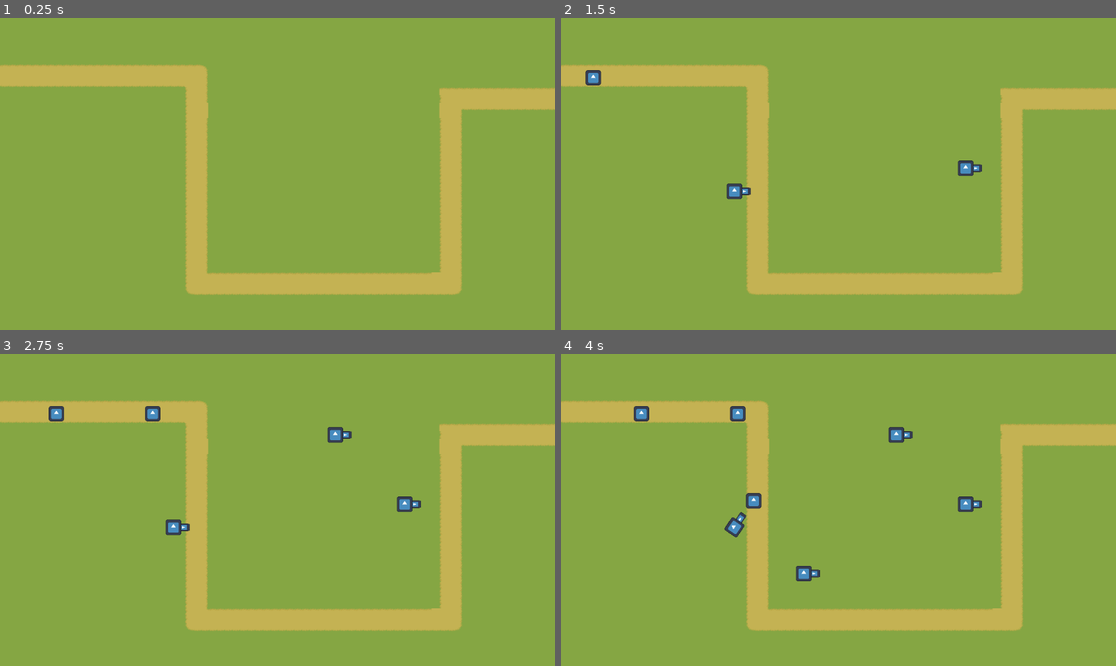
Above: before the commit, frames 1-4 (two rows, left to right).
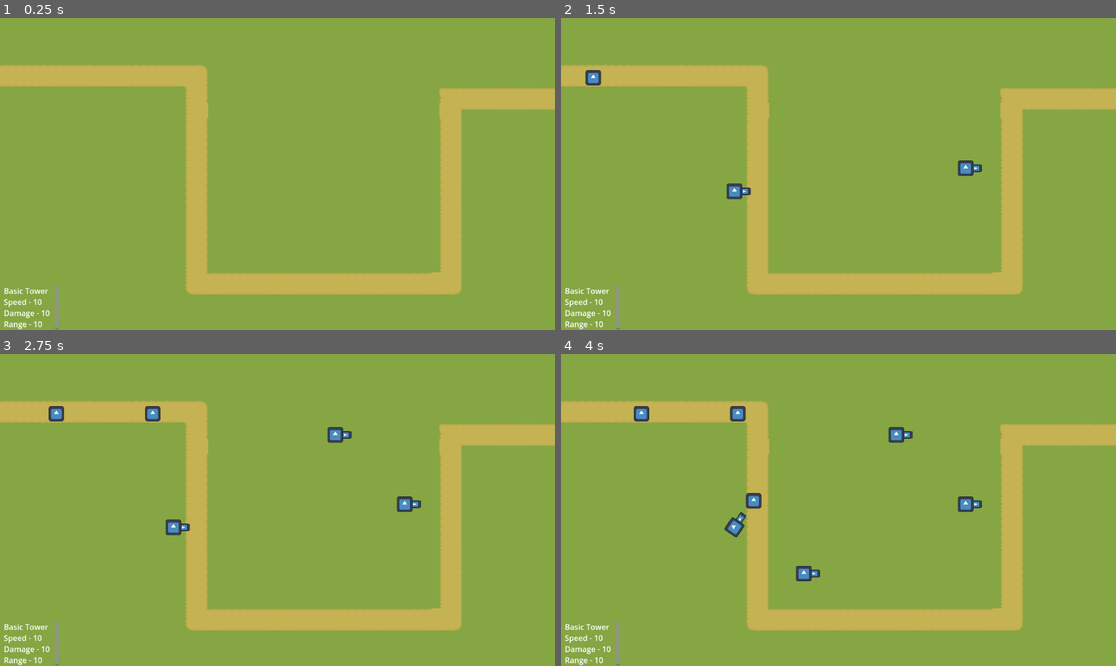
Above: after the commit, the same moments.

Repository: Krish-Dubey/uwa-game-jam
Game: Godot game, scene res://map.tscn
The game is run twice, just before and just after one commit, with the same random seed, the same clock (stepped at 60 frames per second) and the same inputs. The engine's default icon, where the game draws it, is replaced by a stand-in: a white triangle on a blue panel in a dark square.
Inputs (mouse positions are in pixels of both pictures, inside the frame that each line leads up to):
- Up to frame 1 (0.25 s): no input
- Up to frame 2 (1.5 s): tap Enter at 0.5 s; move the mouse to (960, 158) at 0.52 s; click (960, 158) at 0.6 s; move the mouse to (727, 189) at 1.27 s; click (727, 189) at 1.35 s
- Up to frame 3 (2.75 s): move the mouse to (333, 441) at 2.02 s; click (333, 441) at 2.1 s
- Up to frame 4 (4 s): move the mouse to (810, 572) at 2.77 s; click (810, 572) at 2.85 s; move the mouse to (1005, 556) at 3.52 s; click (1005, 556) at 3.6 s

The runs differ from the first frame. In frame 1, 0.4% of the frame differs, in the area x 0-11%, y 85-100%; in frame 2, 0.4%; in frame 3, 0.4%; in frame 4, 0.4%.

Commit message:
Added tower menu UI
And created placeholder script for tile placement

Diff:
--- a/map.tscn
+++ b/map.tscn
@@ -1,9 +1,10 @@
-[gd_scene load_steps=15 format=4 uid="uid://1rryq0dileo8"]
+[gd_scene load_steps=16 format=4 uid="uid://1rryq0dileo8"]
 
 [ext_resource type="Texture2D" uid="uid://0p0em202ow2g" path="res://punyworld-overworld-tileset.png" id="1_c7s6e"]
 [ext_resource type="Script" uid="uid://bigxy102n7v5g" path="res://spawn.gd" id="3_e0an3"]
 [ext_resource type="PackedScene" uid="uid://srmb1vgmfku5" path="res://scenes/Turret.tscn" id="3_p5pve"]
 [ext_resource type="PackedScene" uid="uid://b701052xooyxc" path="res://scenes/emptyscene.tscn" id="3_urblq"]
+[ext_resource type="Script" uid="uid://d0tjqa2insgwf" path="res://tile_place.gd" id="4_71pa8"]
 [ext_resource type="Script" uid="uid://d31vf07b1mlgk" path="res://scripts/home_base.gd" id="4_iw27f"]
 [ext_resource type="Script" uid="uid://c4jb2sube2y4k" path="res://turret_place.gd" id="5_urblq"]
 
@@ -748,6 +749,7 @@
 
 [node name="TurretTile" type="TileMapLayer" parent="tilemap"]
 tile_set = SubResource("TileSet_p5pve")
+script = ExtResource("4_71pa8")
 
 [node name="EndPath" type="Marker2D" parent="."]
 top_level = true
@@ -780,5 +782,17 @@
 tile_map = NodePath("../tilemap/TurretTile")
 road_tile_map = NodePath("../tilemap/Road")
 
+[node name="UI" type="CanvasLayer" parent="."]
+
+[node name="TowerMenu" type="RichTextLabel" parent="UI"]
+offset_left = 8.0
+offset_top = 555.0
+offset_right = 122.0
+offset_bottom = 646.0
+text = "Basic Tower
+Speed - 10
+Damage - 10
+Range - 10"
+
 [connection signal="body_entered" from="EndPath/Area2D" to="EndPath/Area2D" method="_on_body_entered"]
 [connection signal="timeout" from="Spawn/SpawnTimer" to="Spawn" method="_on_spawn_timer_timeout"]
--- /dev/null
+++ b/tile_place.gd
@@ -0,0 +1,11 @@
+extends TileMapLayer
+
+
+# Called when the node enters the scene tree for the first time.
+func _ready() -> void:
+	pass # Replace with function body.
+
+
+# Called every frame. 'delta' is the elapsed time since the previous frame.
+func _process(delta: float) -> void:
+	pass
Not shown, added: tile_place.gd.uid
